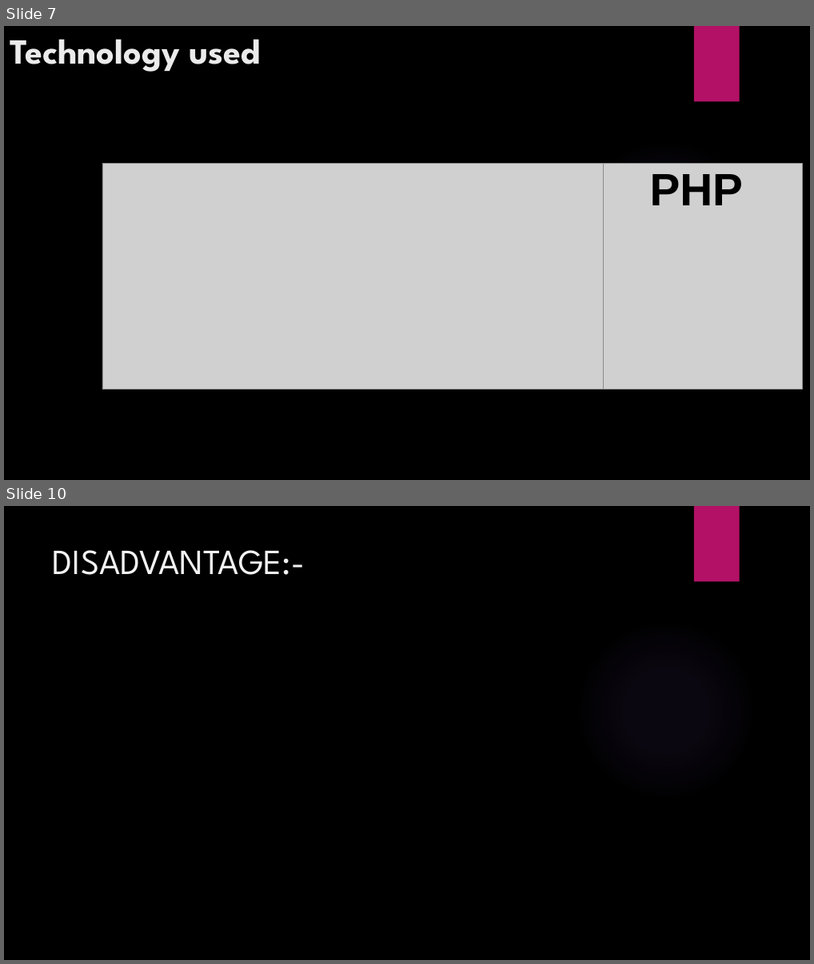
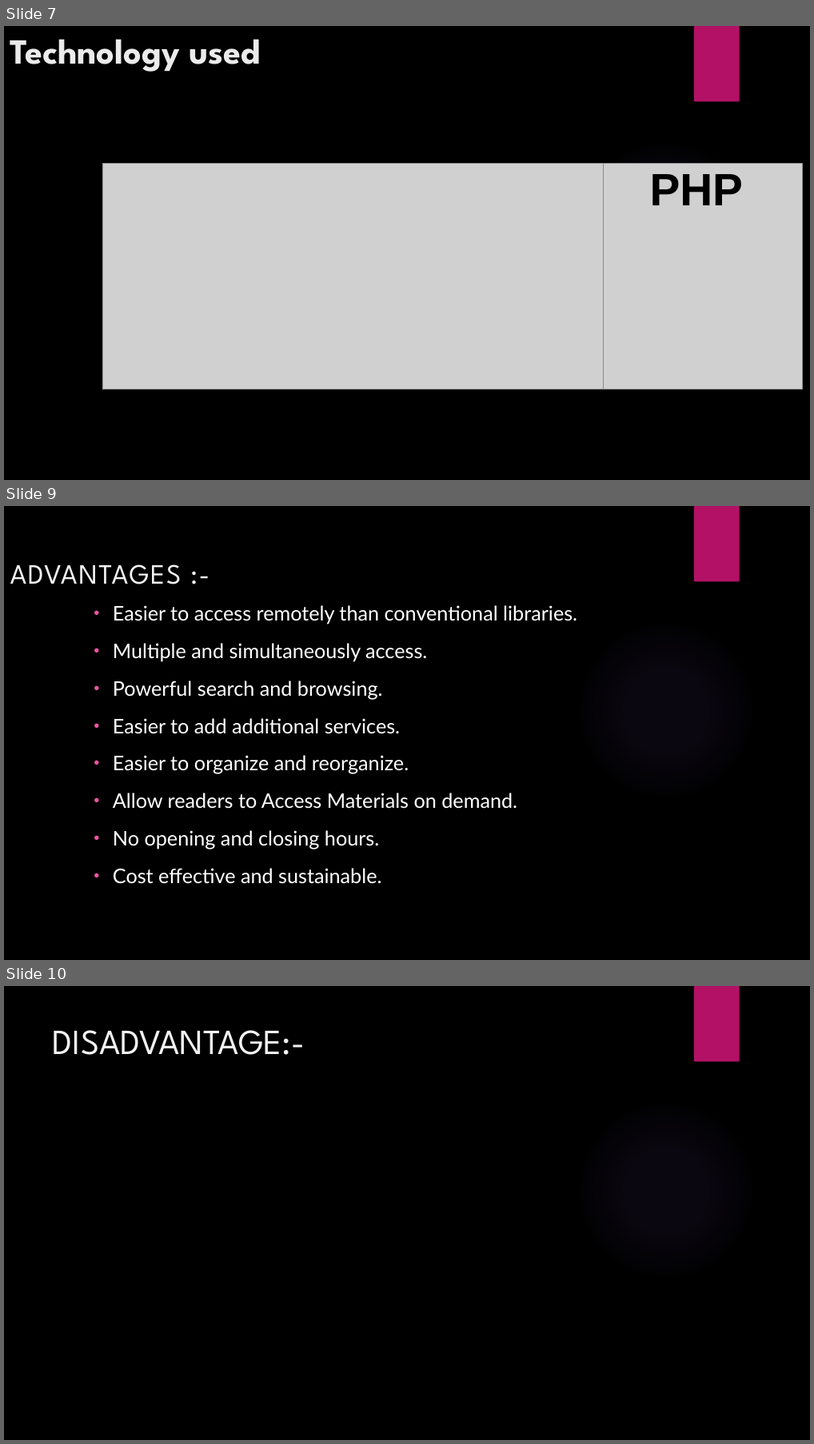
Before and after one commit to basudev786/Homebase, a slide deck: New Microsoft PowerPoint Presentation.pptx. Shown one above the other, each under a label of ours: slides 7 and 10 before the commit, slides 7, 9 and 10 after it; the slides between them are not shown. The pictures are 814x964 and 814x1444 pixels, drawn with LibreOffice and Linux fonts; fonts in the diff are those of the drawing; grey boxes stand for pictures; background and template pictures are left out. Boxes give left, top, right and bottom in pixels: in the first picture for what was removed or moved away, otherwise in the second. Text is boxed around its words. In the diff, an @@ line names an element or a change of style, - is before the commit and + after.

```diff
--- a/New Microsoft PowerPoint Presentation.pptx
+++ b/New Microsoft PowerPoint Presentation.pptx
@@ slide 9 added at (4, 506, 810, 960), background picture (left out); not listed: 2 template elements that a slide beside it also shows @@
@@ title added at (10, 564, 182, 584), 33.3 pt, text #F2F2F2 @@
+ADVANTAGES :-
@@ text added at (113, 605, 578, 884), 24 pt, text #FFFFFF @@
+• Easier to access remotely than conventional libraries.
+• Multiple and simultaneously access.
+• Powerful search and browsing.
+• Easier to add additional services.
+• Easier to organize and reorganize.
+• Allow readers to Access Materials on demand.
+• No opening and closing hours.
+• Cost effective and sustainable.
```
Also in this commit, not shown: 3 slides changed, 1 other slide added, 2 slides removed.
